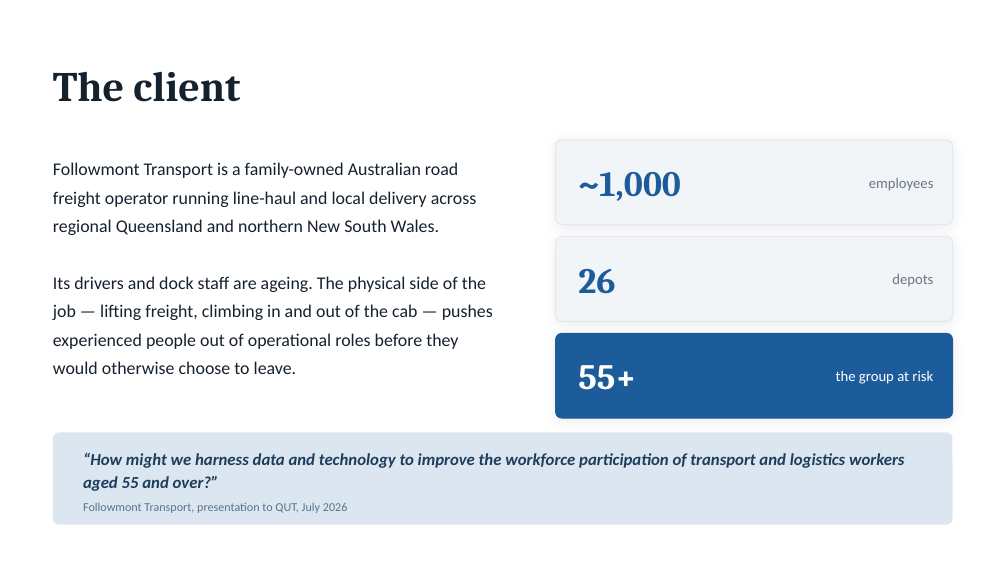
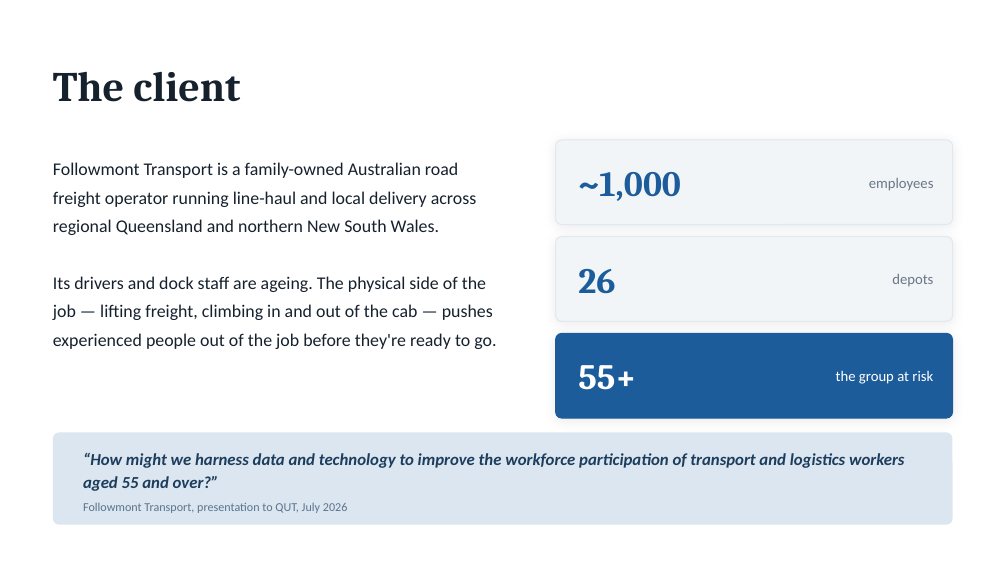
Before and after one commit to danielfrancogomez-wq/My-computer-claude-code, a slide deck: slide 3 of Followmont-Prompt-Chain.pptx. Drawn at 1008x567 pixels with LibreOffice and Linux fonts; fonts in the diff are those of the drawing. Boxes give left, top, right and bottom in pixels: in the first picture for what was removed or moved away, otherwise in the second. Text is boxed around its words. In the diff, an @@ line names an element or a change of style, - is before the commit and + after.

```diff
--- a/Followmont-Prompt-Chain.pptx
+++ b/Followmont-Prompt-Chain.pptx
@@ text at bbox=[53, 276, 496, 349]: text changed @@
-Its drivers and dock staff are ageing. The physical side of the job — lifting freight, climbing in and out of the cab — pushes experienced people out of operational roles before they would otherwise choose to leave.
+Its drivers and dock staff are ageing. The physical side of the job — lifting freight, climbing in and out of the cab — pushes experienced people out of the job before they're ready to go.
```
Also in this commit, not shown: 10 other slides changed, 1 other file.
